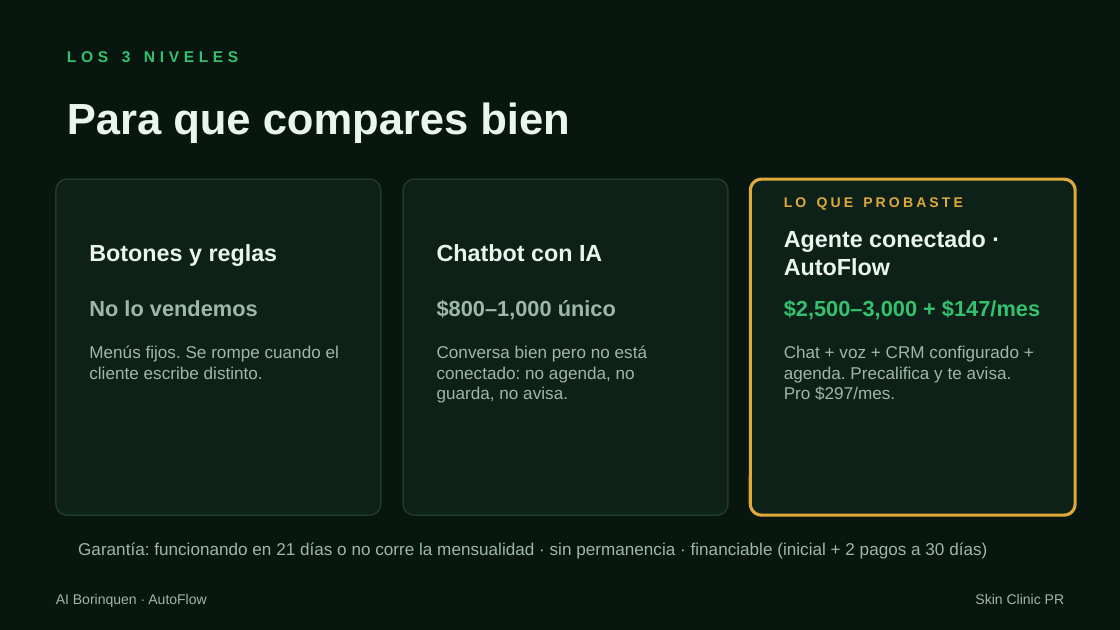
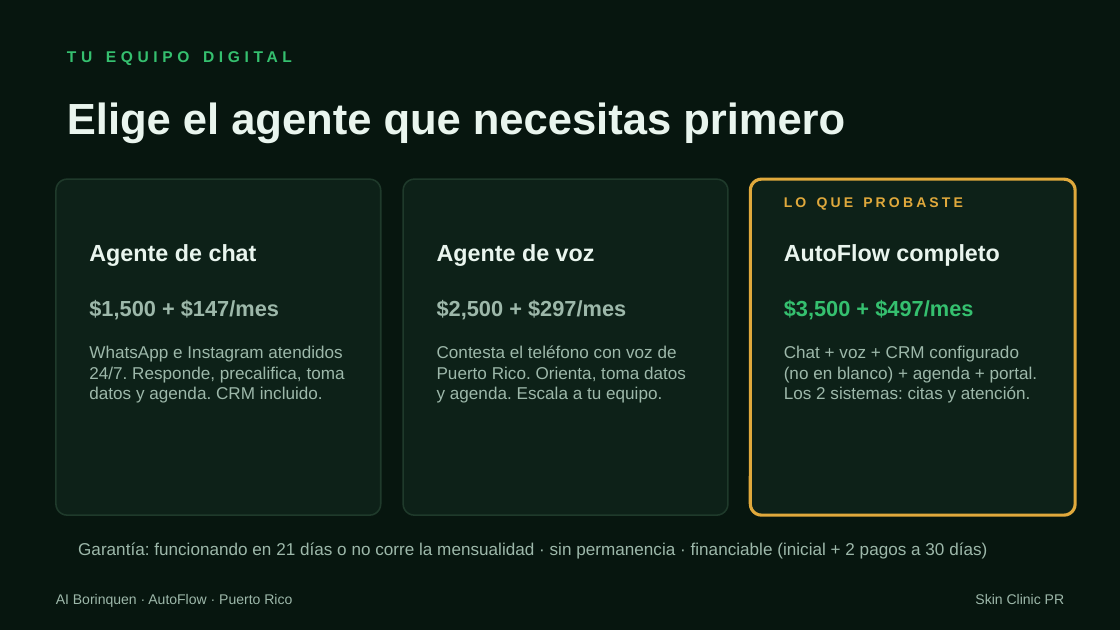
Before and after one commit to elvinayala/content-os, a slide deck: slide 10 of data/demos/skin-clinic-pr/site/skin-clinic-pr-autoflow.pptx (slide 7 before the commit). Drawn at 1120x630 pixels with LibreOffice and Linux fonts; fonts in the diff are those of the drawing. Boxes give left, top, right and bottom in pixels: in the first picture for what was removed or moved away, otherwise in the second. Text is boxed around its words. In the diff, an @@ line names an element or a change of style, - is before the commit and + after.

```diff
--- a/data/demos/skin-clinic-pr/site/skin-clinic-pr-autoflow.pptx
+++ b/data/demos/skin-clinic-pr/site/skin-clinic-pr-autoflow.pptx
@@ text at <box>67,51,238,62</box>: text changed @@
-LOS 3 NIVELES
+TU EQUIPO DIGITAL
@@ text at <box>67,102,845,144</box>: text changed @@
-Para que compares bien
+Elige el agente que necesitas primero
@@ text at <box>89,244,257,266</box>: text changed @@
-Botones y reglas
+Agente de chat
@@ text at <box>437,244,595,266</box>: text changed @@
-Chatbot con IA
+Agente de voz
@@ text at <box>784,244,1000,266</box>: text changed @@
-Agente conectado · AutoFlow
+AutoFlow completo
@@ text at <box>89,300,279,320</box>: text changed @@
-No lo vendemos
+$1,500 + $147/mes
@@ text at <box>437,300,626,320</box>: text changed @@
-$800–1,000 único
+$2,500 + $297/mes
@@ text at <box>784,300,973,320</box>: text changed @@
-$2,500–3,000 + $147/mes
+$3,500 + $497/mes
@@ text at <box>89,345,345,403</box>: text changed @@
-Menús fijos. Se rompe cuando el cliente escribe distinto.
+WhatsApp e Instagram atendidos 24/7. Responde, precalifica, toma datos y agenda. CRM incluido.
@@ text at <box>437,345,686,403</box>: text changed @@
-Conversa bien pero no está conectado: no agenda, no guarda, no avisa.
+Contesta el teléfono con voz de Puerto Rico. Orienta, toma datos y agenda. Escala a tu equipo.
@@ text at <box>784,345,1038,403</box>: text changed @@
-Chat + voz + CRM configurado + agenda. Precalifica y te avisa. Pro $297/mes.
+Chat + voz + CRM configurado (no en blanco) + agenda + portal. Los 2 sistemas: citas y atención.
@@ text at <box>56,594,292,607</box>: text changed @@
-AI Borinquen · AutoFlow
+AI Borinquen · AutoFlow · Puerto Rico
```
Also in this commit, not shown: 8 other slides changed, 3 slides added, 53 other files.
